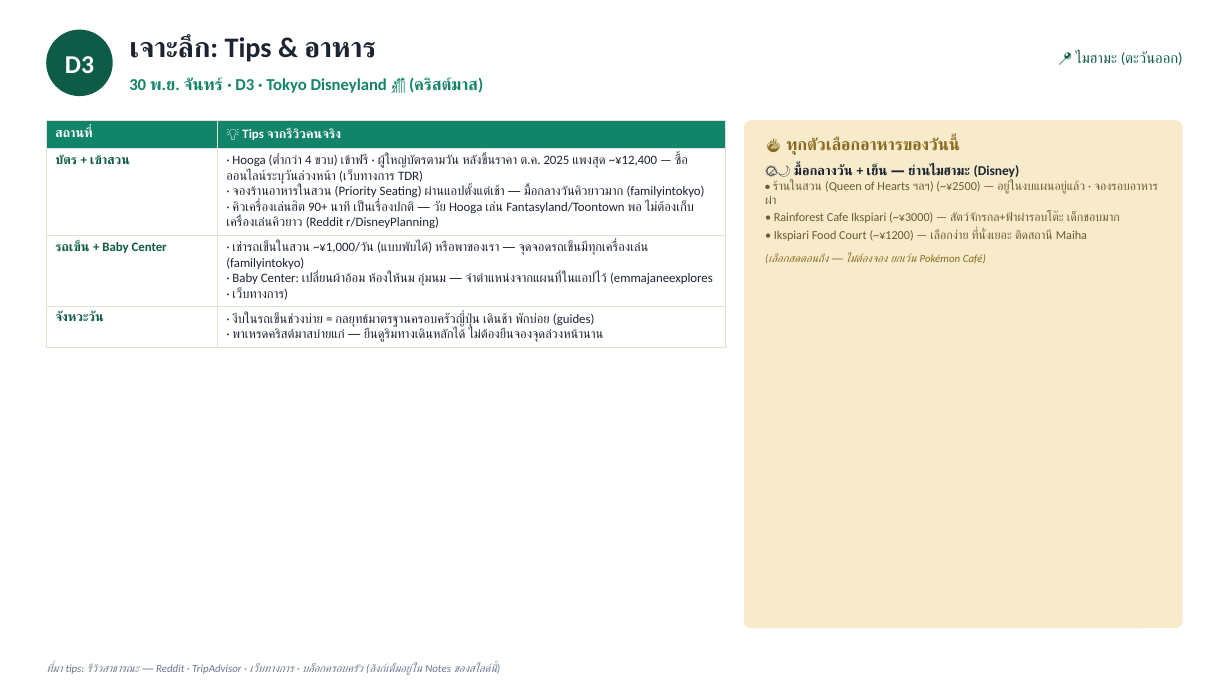
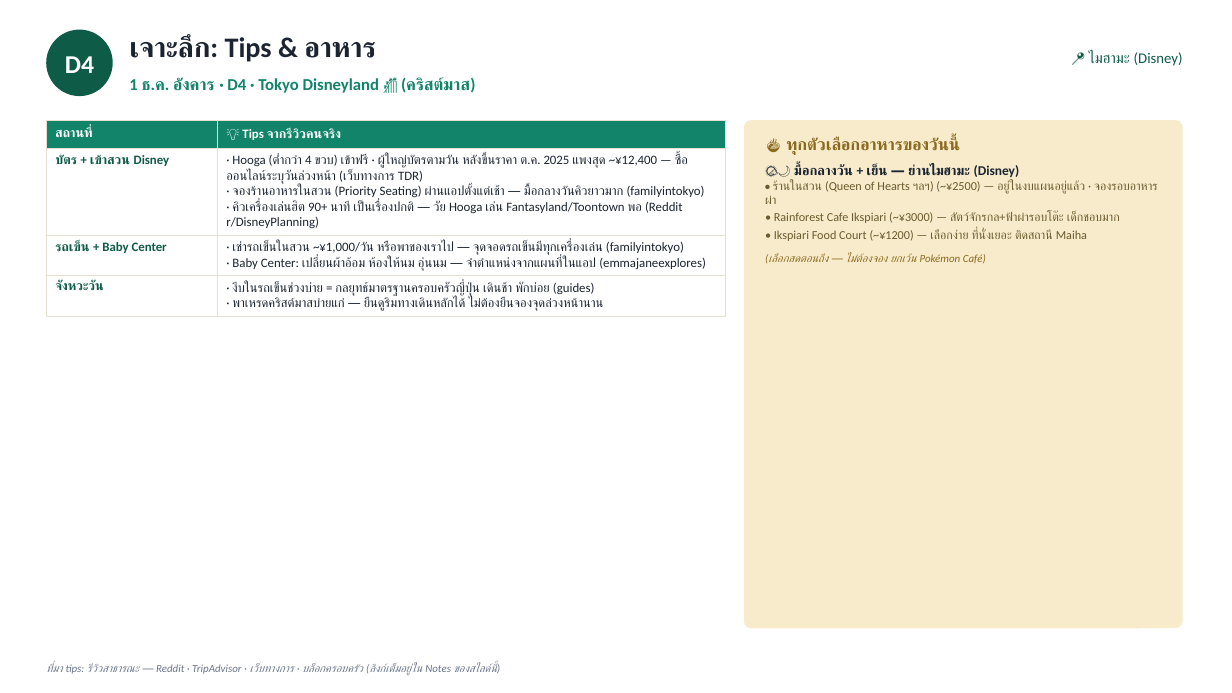
Before and after one commit to aphiwatgo5/tokyo-trip-planner, a slide deck: slide 10 of Tokyo_Trip_Plan_2026.pptx (slide 8 before the commit). Drawn at 1232x693 pixels with LibreOffice and Linux fonts; fonts in the diff are those of the drawing. Boxes give left, top, right and bottom in pixels: in the first picture for what was removed or moved away, otherwise in the second. Text is boxed around its words. In the diff, an @@ line names an element or a change of style, - is before the commit and + after.

```diff
--- a/Tokyo_Trip_Plan_2026.pptx
+++ b/Tokyo_Trip_Plan_2026.pptx
@@ text at box(65, 56, 94, 73): text changed @@
-D3
+D4
@@ text at box(1089, 51, 1183, 66): text changed @@
-📍 ไมฮามะ (ตะวันออก)
+📍 ไมฮามะ (Disney)
@@ text at box(129, 78, 475, 93): text changed @@
-30 พ.ย. จันทร์ · D3 · Tokyo Disneyland 🎢 (คริสต์มาส)
+1 ธ.ค. อังคาร · D4 · Tokyo Disneyland 🎢 (คริสต์มาส)
@@ table at box(46, 120, 726, 315) @@
-row 2, column 1: บัตร + เข้าสวน
+row 2, column 1: บัตร + เข้าสวน Disney
-row 2, column 2: · Hooga (ต่ำกว่า 4 ขวบ) เข้าฟรี · ผู้ใหญ่บัตรตามวัน หลังขึ้นราคา ต.ค. 2025 แพงสุด ~¥12,400 — ซื้อออนไลน์ระบุวันล่วงหน้า (เว็บทางการ TDR) / · จองร้านอาหารในสวน (Priority Seating) ผ่านแอปตั้งแต่เช้า — มื้อกลางวันคิวยาวมาก (familyintokyo) / · คิวเครื่องเล่นฮิต 90+ นาที เป็นเรื่องปกติ — วัย Hooga เล่น Fantasyland/Toontown พอ ไม่ต้องเก็บเครื่องเล่นคิวยาว (Reddit r/DisneyPlanning)
+row 2, column 2: · Hooga (ต่ำกว่า 4 ขวบ) เข้าฟรี · ผู้ใหญ่บัตรตามวัน หลังขึ้นราคา ต.ค. 2025 แพงสุด ~¥12,400 — ซื้อออนไลน์ระบุวันล่วงหน้า (เว็บทางการ TDR) / · จองร้านอาหารในสวน (Priority Seating) ผ่านแอปตั้งแต่เช้า — มื้อกลางวันคิวยาวมาก (familyintokyo) / · คิวเครื่องเล่นฮิต 90+ นาที เป็นเรื่องปกติ — วัย Hooga เล่น Fantasyland/Toontown พอ (Reddit r/DisneyPlanning)
-row 3, column 2: · เช่ารถเข็นในสวน ~¥1,000/วัน (แบบพับได้) หรือพาของเรา — จุดจอดรถเข็นมีทุกเครื่องเล่น (familyintokyo) / · Baby Center: เปลี่ยนผ้าอ้อม ห้องให้นม อุ่มนม — จำตำแหน่งจากแผนที่ในแอปไว้ (emmajaneexplores · เว็บทางการ)
+row 3, column 2: · เช่ารถเข็นในสวน ~¥1,000/วัน หรือพาของเราไป — จุดจอดรถเข็นมีทุกเครื่องเล่น (familyintokyo) / · Baby Center: เปลี่ยนผ้าอ้อม ห้องให้นม อุ่นนม — จำตำแหน่งจากแผนที่ในแอป (emmajaneexplores)
```
Also in this commit, not shown: 18 other slides changed, 27 other files.
